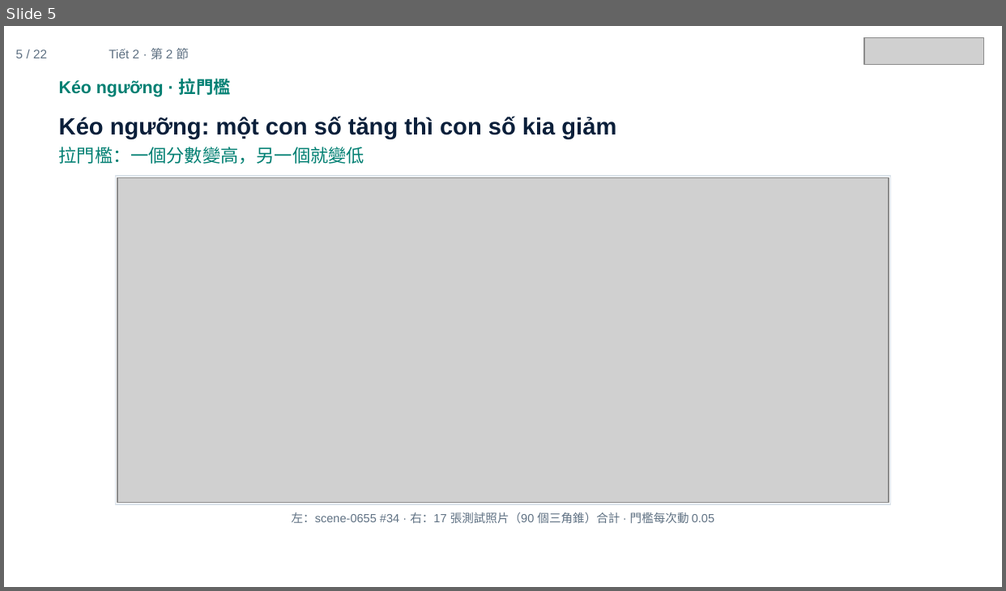
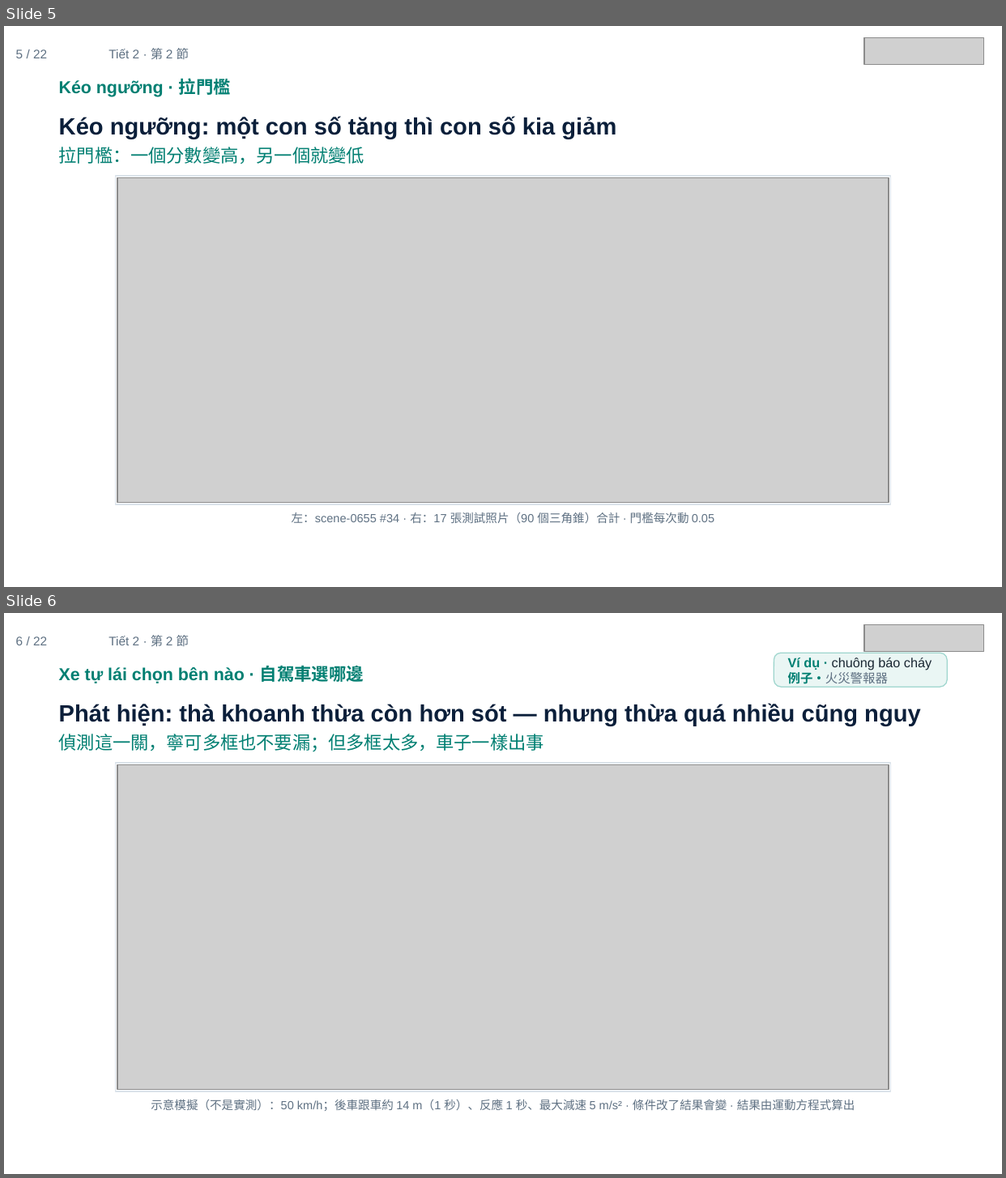
Before and after one commit to ch-neural/MITUST-Principles-of-Self-Driving-Cars, a slide deck: 第十週(11-12)/第十週_第2節_簡報.pptx. Shown one above the other, each under a label of ours: slide 5 before the commit, slides 5 and 6 after it. The pictures are 1006x591 and 1006x1178 pixels, drawn with LibreOffice and Linux fonts; fonts in the diff are those of the drawing; grey boxes stand for pictures. Boxes give left, top, right and bottom in pixels: in the first picture for what was removed or moved away, otherwise in the second. Text is boxed around its words. In the diff, an @@ line names an element or a change of style, - is before the commit and + after.

```diff
--- a/第十週(11-12)/第十週_第2節_簡報.pptx
+++ b/第十週(11-12)/第十週_第2節_簡報.pptx
@@ slide 6 added at box(4, 613, 1002, 1174), background #FFFFFF @@
@@ text added at box(16, 636, 47, 645), 9 pt, text #5F7183 @@
+6 / 22
@@ text added at box(108, 635, 189, 646), 9 pt, text #5F7183 @@
+Tiết 2 · 第 2 節
@@ picture added at box(864, 625, 984, 652) @@
@@ rounded rectangle added at box(774, 653, 947, 687), fill #EAF6F4, outline #9FD6CE 0.75 pt @@
@@ text added at box(788, 658, 931, 684), 9.5 pt, text #1A2733 @@
+Ví dụ · chuông báo cháy
+例子・火災警報器
@@ text added at box(59, 663, 364, 685), 12.5 pt, text #007F72, bold @@
+Xe tự lái chọn bên nào · 自駕車選哪邊
@@ text added at box(59, 703, 921, 752), 17 pt, text #0B1F3A, bold @@
+Phát hiện: thà khoanh thừa còn hơn sót — nhưng thừa quá nhiều cũng nguy
+偵測這一關，寧可多框也不要漏；但多框太多，車子一樣出事
@@ rectangle added at box(116, 763, 891, 1092), fill #FFFFFF, outline #DBE3EA 1 pt @@
@@ picture added at box(117, 764, 889, 1090) @@
@@ text added at box(151, 1099, 855, 1111), 8.5 pt, text #5F7183 @@
+示意模擬（不是實測）：50 km/h；後車跟車約 14 m（1 秒）、反應 1 秒、最大減速 5 m/s² · 條件改了結果會變 · 結果由運動方程式算出
```
Also in this commit, not shown: 1 slide removed.
